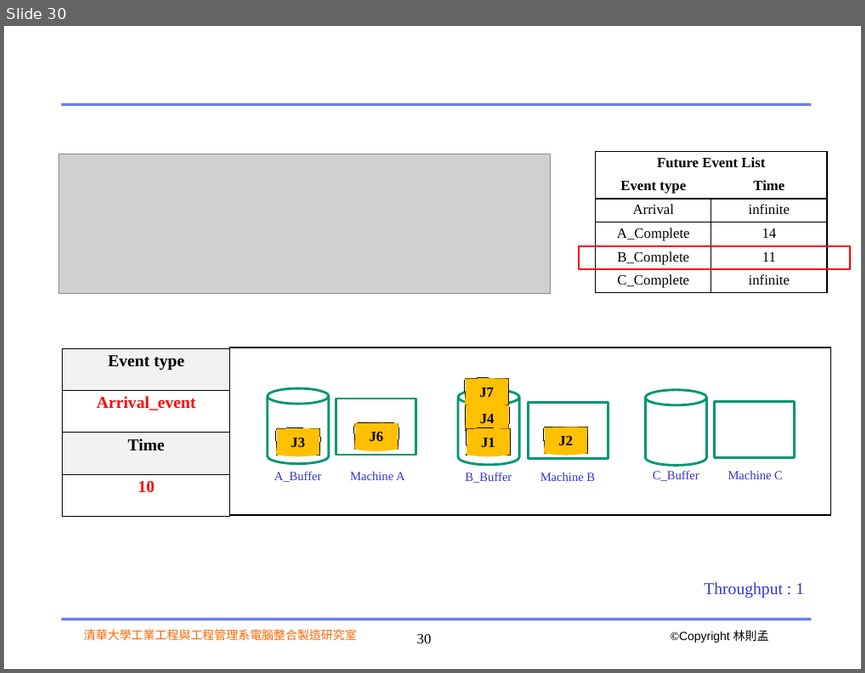
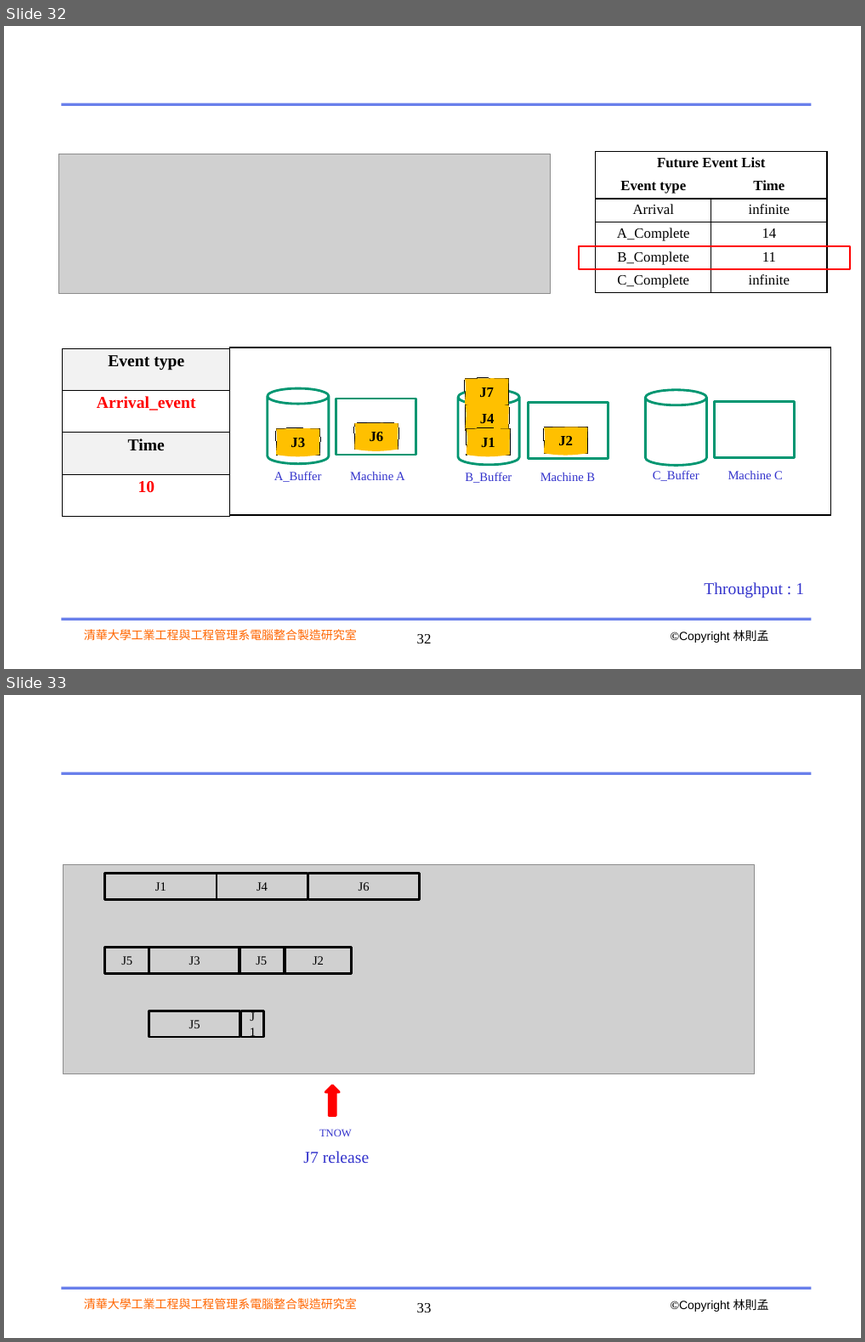
Before and after one commit to colinlee0924/ppc_ws, a slide deck: ppt/2020_DES_with_python.pptx. Shown one above the other, each under a label of ours: slide 30 before the commit, slides 32 and 33 after it. The pictures are 865x673 and 865x1342 pixels, drawn with LibreOffice and Linux fonts; fonts in the diff are those of the drawing; grey boxes stand for pictures; background and template pictures are left out. Boxes give left, top, right and bottom in pixels: in the first picture for what was removed or moved away, otherwise in the second. Text is boxed around its words. In the diff, an @@ line names an element or a change of style, - is before the commit and + after.

```diff
--- a/ppt/2020_DES_with_python.pptx
+++ b/ppt/2020_DES_with_python.pptx
@@ slide 33 added at (x1=4, y1=695, x2=861, y2=1338), background #FFFFFF; not listed: 5 template elements that a slide beside it also shows @@
@@ picture added at (x1=64, y1=865, x2=755, y2=1074) @@
@@ rectangle added at (x1=105, y1=873, x2=216, y2=900), outline #000000 2 pt, 10.5 pt, text #000000 @@
+J1
@@ rectangle added at (x1=216, y1=873, x2=307, y2=900), outline #000000 2 pt, 10.5 pt, text #000000 @@
+J4
@@ rectangle added at (x1=308, y1=873, x2=419, y2=900), outline #000000 2 pt, 10.5 pt, text #000000 @@
+J6
@@ rectangle added at (x1=105, y1=947, x2=149, y2=974), outline #000000 2 pt, 10.5 pt, text #000000 @@
+J5
@@ rectangle added at (x1=148, y1=947, x2=239, y2=974), outline #000000 2 pt, 10.5 pt, text #000000 @@
+J3
@@ rectangle added at (x1=239, y1=947, x2=284, y2=974), outline #000000 2 pt, 10.5 pt, text #000000 @@
+J5
@@ rectangle added at (x1=285, y1=947, x2=352, y2=974), outline #000000 2 pt, 10.5 pt, text #000000 @@
+J2
@@ rectangle added at (x1=148, y1=1010, x2=239, y2=1037), outline #000000 2 pt, 10.5 pt, text #000000 @@
+J5
@@ rectangle added at (x1=241, y1=1010, x2=263, y2=1037), outline #000000 2 pt, 10.5 pt, text #000000 @@
+J1
@@ up arrow added at (x1=325, y1=1085, x2=339, y2=1115), fill #FF0000, outline #FF0000 2 pt @@
@@ text added at (x1=303, y1=1151, x2=369, y2=1163), 14 pt, text #3333CC @@
+J7 release
@@ text added at (x1=319, y1=1129, x2=352, y2=1136), 9 pt, text #3333CC @@
+TNOW
@@ what was slide 30 is now slide 32 @@
@@ page number at (x1=417, y1=634, x2=432, y2=643): text changed @@
-30
+32
```
Also in this commit, not shown: 4 slides changed, 8 other slides added, 6 slides removed, 4 other files.
